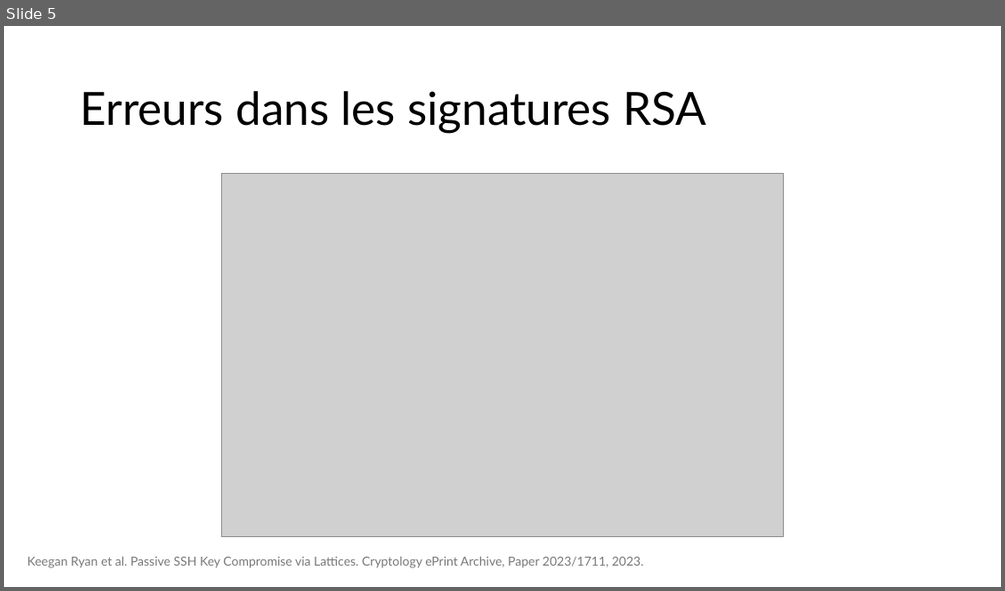
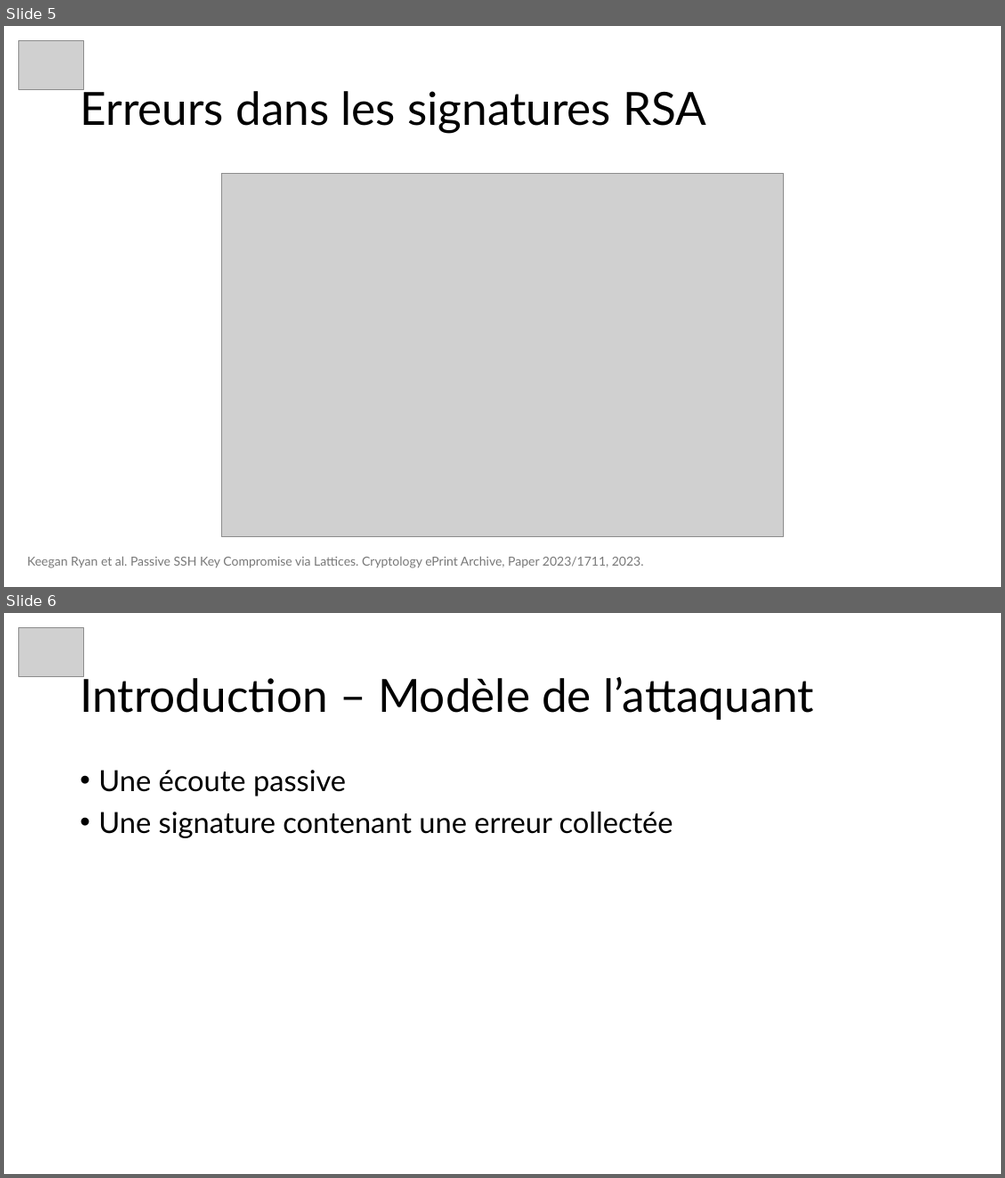
Before and after one commit to JustinFerrara14/SSE, a slide deck: SSELaticeAttackFerrara.pptx. Shown one above the other, each under a label of ours: slide 5 before the commit, slides 5 and 6 after it. The pictures are 1005x591 and 1005x1178 pixels, drawn with LibreOffice and Linux fonts; fonts in the diff are those of the drawing; grey boxes stand for pictures. Boxes give left, top, right and bottom in pixels: in the first picture for what was removed or moved away, otherwise in the second. Text is boxed around its words. In the diff, an @@ line names an element or a change of style, - is before the commit and + after.

Commit message:
update intro

```diff
--- a/SSELaticeAttackFerrara.pptx
+++ b/SSELaticeAttackFerrara.pptx
@@ slide 6 added at (x1=4, y1=613, x2=1001, y2=1174), background #FFFFFF @@
@@ picture added at (x1=19, y1=628, x2=84, y2=676) @@
@@ title added at (x1=80, y1=672, x2=814, y2=720), 44 pt, text #000000 @@
+Introduction – Modèle de l’attaquant
@@ text added at (x1=98, y1=770, x2=673, y2=838), 28 pt, text #000000 @@
+• Une écoute passive
+• Une signature contenant une erreur collectée
@@ slide 5 changed as well @@
@@ picture added at (x1=19, y1=41, x2=84, y2=89) @@
```
Also in this commit, not shown: 36 other slides changed, 1 other slide added, 6 other files.
